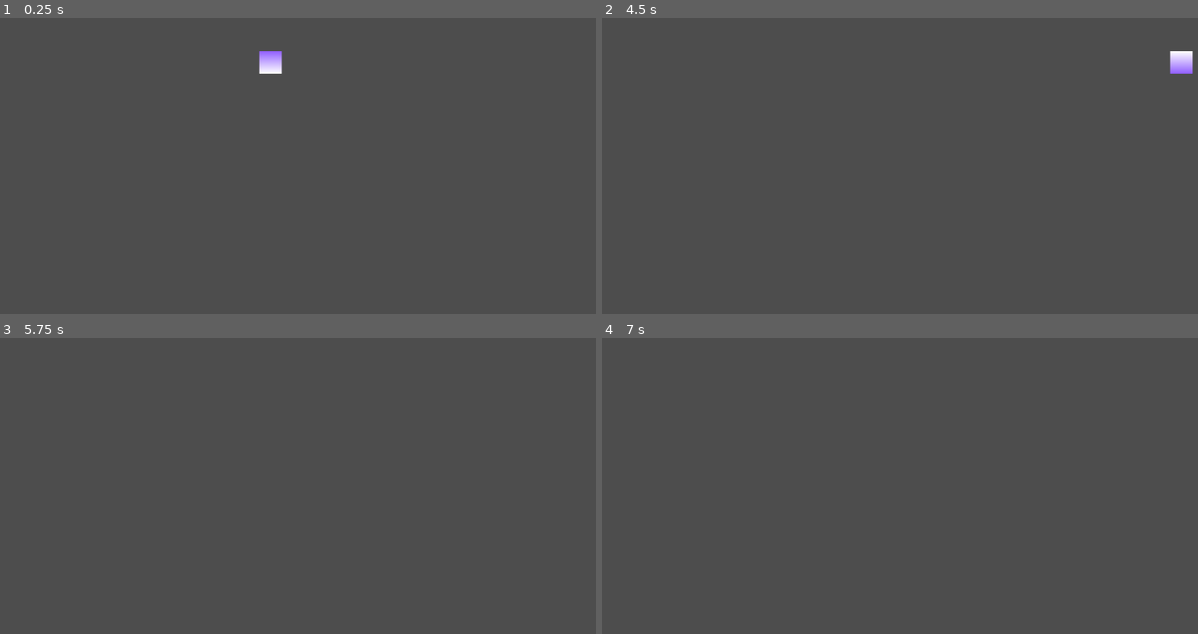
Above: before the commit, frames 1-4 (two rows, left to right).
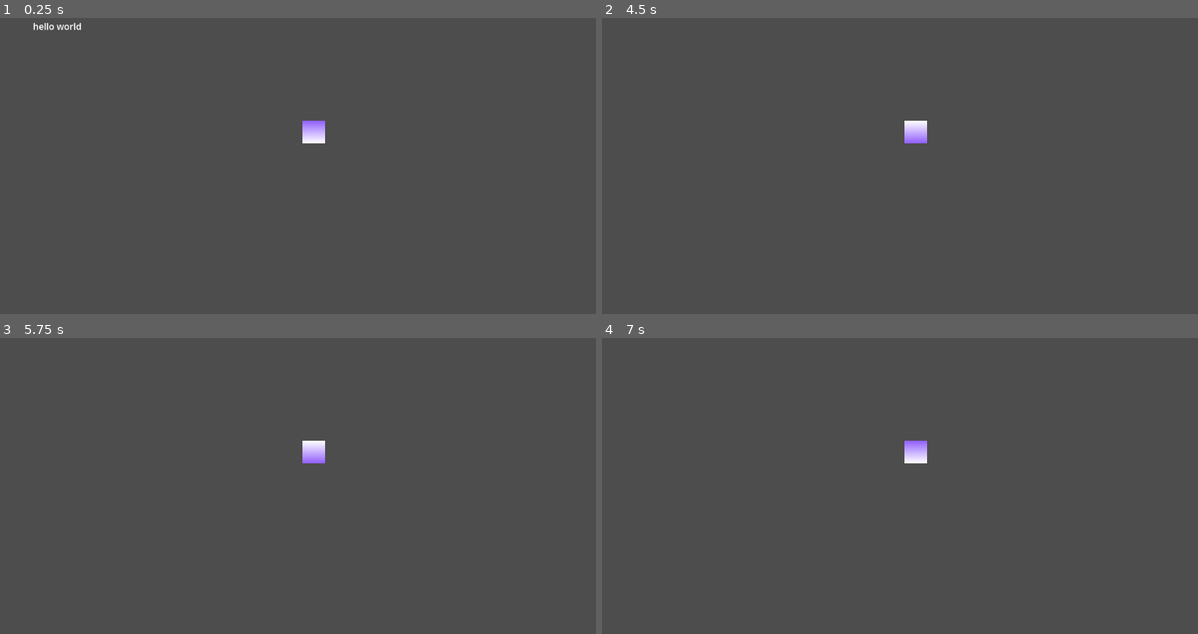
Above: after the commit, the same moments.

Repository: spdskatr/perplex-temple
Game: Godot game, scene res://scenes/main.tscn
Two runs of this game, one before a commit and one after it. Both use one fixed random seed, a clock stepped at 60 frames per second and the inputs below.
Inputs:
- Up to frame 1 (0.25 s): no input
- Up to frame 2 (4.5 s): tap Enter at 0.5, 2.75, 4.25 s; hold Right (right) 0.53-1.28 s; hold Shift (shift) 0.53-1.28 s; hold Down (down) 1.28-2.03 s; tap Shift (shift) at 1.35, 2.85, 4.35 s; tap Space at 2, 3.5 s; hold Right (right) 2.03-2.78 s; hold Shift (shift) 2.03-2.78 s; hold Up (up) 2.78-3.53 s; hold Shift (shift) 3.53-4.28 s; hold Left (left) from 3.53 s (still down)
- Up to frame 3 (5.75 s): release Left (left) at 5.03 s; hold Down (down) from 5.03 s (still down); hold Shift (shift) from 5.03 s (still down)
- Up to frame 4 (7 s): release Down (down) at 5.78 s; release Shift (shift) at 5.78 s; hold Right (right) 5.78-6.53 s; tap Shift (shift) at 5.85 s; tap Space at 6.5 s; hold Up (up) from 6.53 s (still down); hold Shift (shift) from 6.53 s (still down)

The runs differ from the first frame. In frame 1, 0.7% of the frame differs, in the area x 5-55%, y 1-43%; in frame 2, 0.6%; in frame 3, 0.3%; in frame 4, 0.3%.

Commit message:
Update main scene

Diff:
--- a/scenes/main.tscn
+++ b/scenes/main.tscn
@@ -7,3 +7,10 @@
 
 [node name="Player" parent="." instance=ExtResource("1_edkh6")]
 position = Vector2(500, 200)
+
+[node name="Camera2D" type="Camera2D" parent="Player"]
+
+[node name="RichTextLabel" type="RichTextLabel" parent="."]
+offset_right = 96.0
+offset_bottom = 40.0
+text = "hello world"
